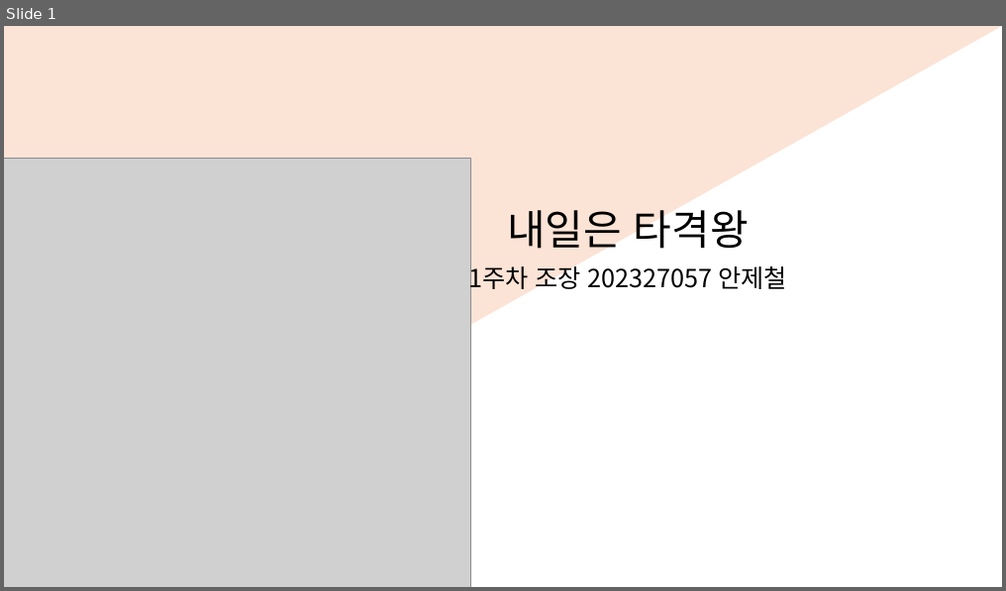
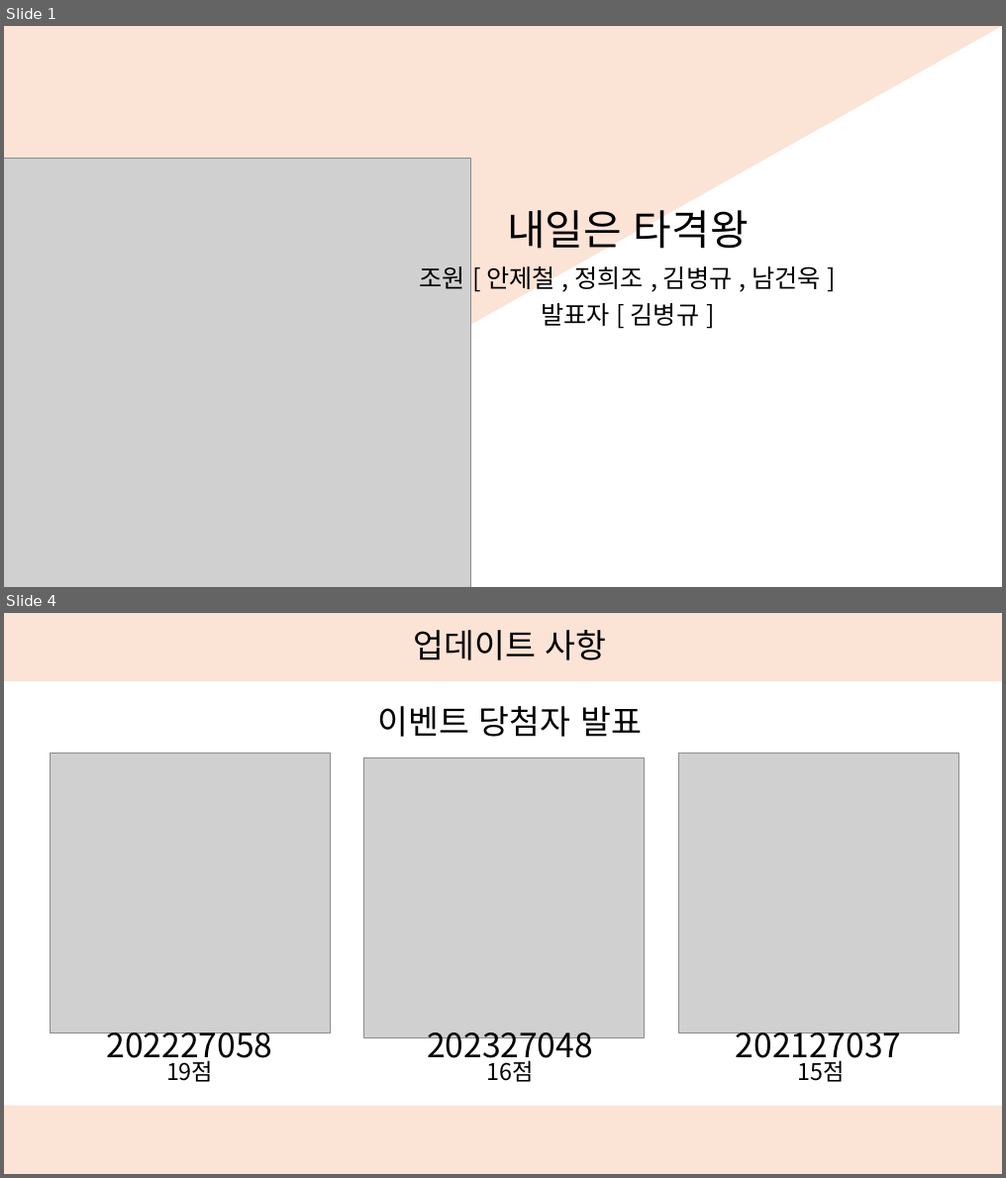
Before and after one commit to rakkung9776/PRBS, a slide deck: 내일은 타격왕.pptx. Shown one above the other, each under a label of ours: slide 1 before the commit, slides 1 and 4 after it; the slides between them are not shown. The pictures are 1006x591 and 1006x1178 pixels, drawn with LibreOffice and Linux fonts; fonts in the diff are those of the drawing; grey boxes stand for pictures; background and template pictures are left out. Boxes give left, top, right and bottom in pixels: in the first picture for what was removed or moved away, otherwise in the second. Text is boxed around its words. In the diff, an @@ line names an element or a change of style, - is before the commit and + after.

Commit message:
야호 발표 끝

```diff
--- a/내일은 타격왕.pptx
+++ b/내일은 타격왕.pptx
@@ slide 4 added at box(4, 613, 1002, 1174), background #FFFFFF @@
@@ rectangle added at box(4, 613, 1002, 682), fill #FBE3D6 @@
@@ title added at box(414, 630, 607, 661), 32 pt, text #000000 @@
+업데이트 사항
@@ text added at box(378, 706, 642, 737), 32 pt, text #000000 @@
+이벤트 당첨자 발표
@@ picture added at box(50, 754, 330, 1034) @@
@@ picture added at box(364, 759, 645, 1039) @@
@@ picture added at box(678, 754, 958, 1034) @@
@@ text added at box(107, 1023, 273, 1066), 32 pt, text #000000 @@
+202227058
@@ text added at box(736, 1023, 902, 1066), 32 pt, text #000000 @@
+202127037
@@ text added at box(166, 1057, 213, 1082), 22.2 pt, text #000000 @@
+19점
@@ text added at box(427, 1033, 593, 1066), 32 pt, text #000000 @@
+202327048
@@ text added at box(486, 1057, 533, 1082), 22.2 pt, text #000000 @@
+16점
@@ text added at box(797, 1057, 844, 1082), 22.2 pt, text #000000 @@
+15점
@@ rectangle added at box(4, 1106, 1002, 1174), fill #FBE3D6 @@
@@ slide 1 changed as well @@
@@ subtitle at box(420, 262, 821, 326): text changed @@
-1주차 조장 202327057 안제철
+조원 [ 안제철 , 정희조 , 김병규 , 남건욱 ]
+발표자 [ 김병규 ]
```
Also in this commit, not shown: 7 other slides added, 5 slides removed, 17 other files.
